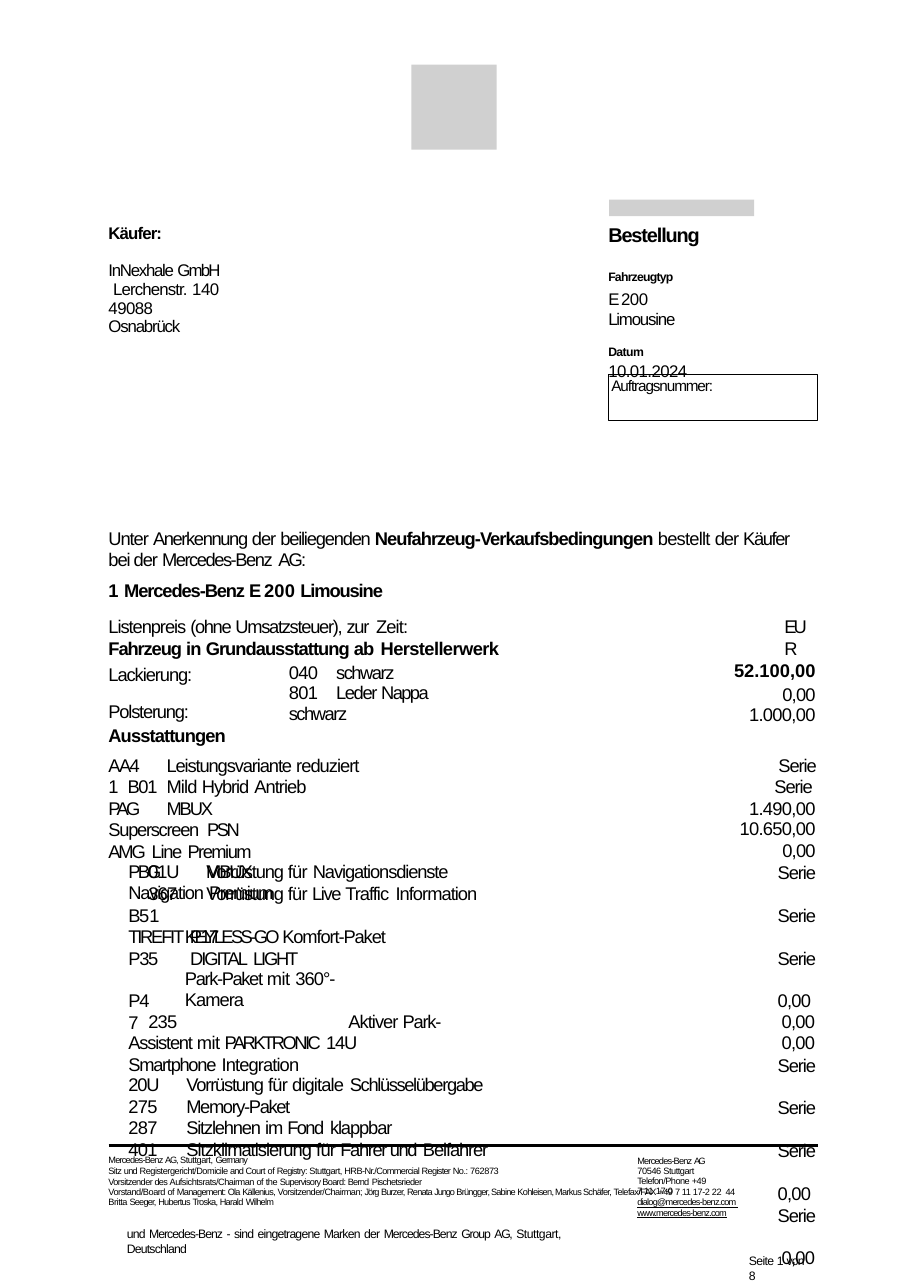
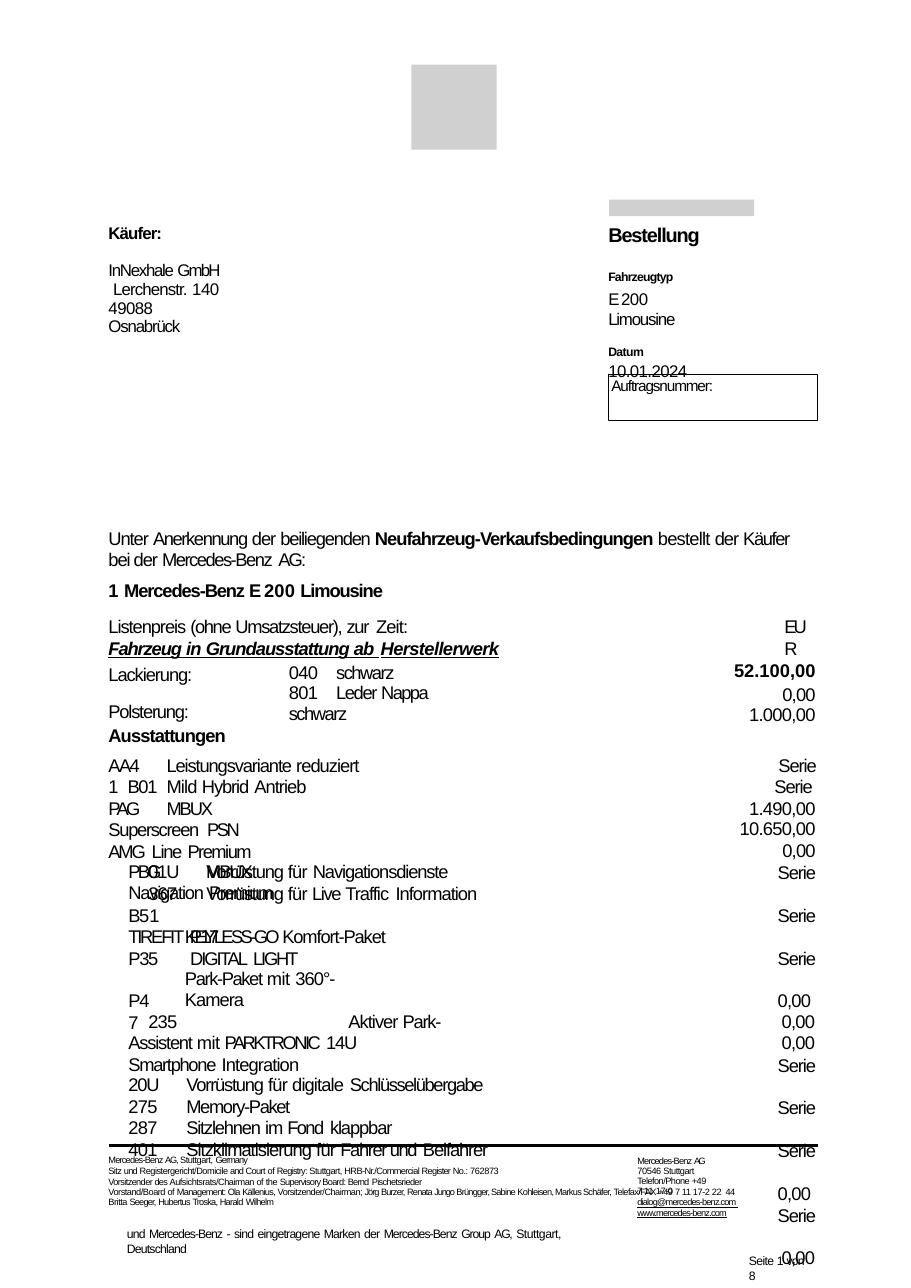
Before and after one commit to wibikimo/First_Public_Test, a slide deck: slide 1 of leere_ppt.pptx. Drawn at 911x1288 pixels with LibreOffice and Linux fonts; fonts in the diff are those of the drawing; grey boxes stand for pictures; background and template pictures are left out. Boxes give left, top, right and bottom in pixels: in the first picture for what was removed or moved away, otherwise in the second. Text is boxed around its words. In the diff, an @@ line names an element or a change of style, - is before the commit and + after.

```diff
--- a/leere_ppt.pptx
+++ b/leere_ppt.pptx
@@ text at [108, 641, 499, 659]: italic on, underline on in "Fahrzeug in Grundausstattung ab Herstellerwerk" @@
```
